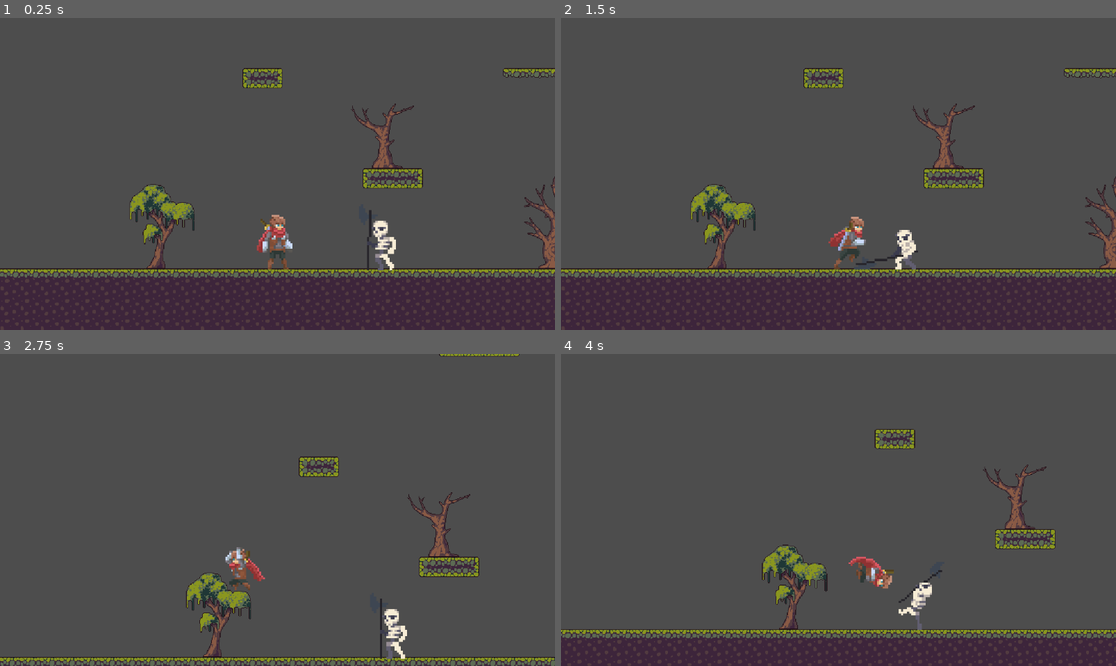
Above: before the commit, frames 1-4 (two rows, left to right).
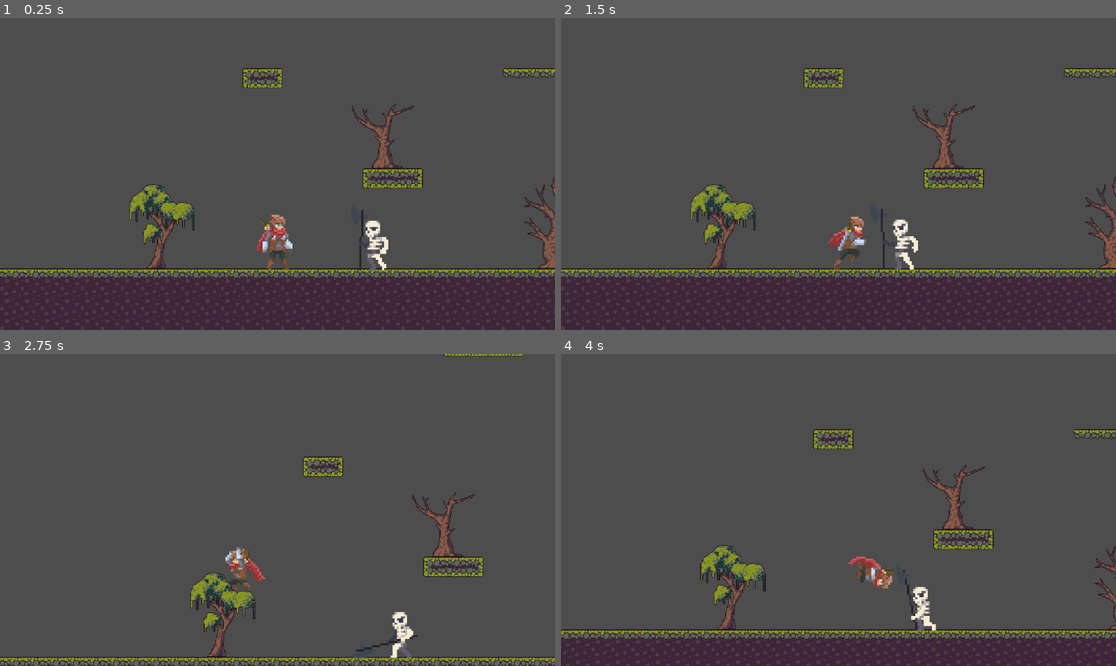
Above: after the commit, the same moments.

Repository: XinyuanD/2DSoulslikeGame
Game: Godot game, scene res://Scenes/Level 1.tscn
Same seed, same stepped clock (60 frames per second), same inputs: the game is played once before the commit and once after it.
Inputs (mouse positions are in pixels of both pictures, inside the frame that each line leads up to):
- Up to frame 1 (0.25 s): no input
- Up to frame 2 (1.5 s): move the mouse to (960, 158) at 0.52 s; hold D (move_right) from 0.53 s (still down); click (960, 158) at 0.6 s; tap Space (jump) at 0.77, 0.8, 1.07, 1.35 s; move the mouse to (727, 189) at 1.27 s
- Up to frame 3 (2.75 s): tap Space (jump) at 1.52, 1.82, 2.3 s; click (166, 525) at 1.55 s; move the mouse to (333, 441) at 2.02 s; release D (move_right) at 2.03 s; hold A (move_left) from 2.03 s (still down); click (333, 441) at 2.1 s
- Up to frame 4 (4 s): move the mouse to (810, 572) at 2.77 s; release A (move_left) at 2.78 s; hold D (move_right) from 2.78 s (still down); click (810, 572) at 2.85 s; tap Space (jump) at 3.02, 3.32, 3.6, 3.77 s; move the mouse to (1005, 556) at 3.52 s

The runs differ from the first frame. In frame 1, 0.6% of the frame differs, in the area x 64-72%, y 61-81%; in frame 2, 0.5%; in frame 3, 4.6%; in frame 4, 7.7%, in the area x 0-100%, y 24-92%.

Commit message:
Implemented damage system for player and skeleton

Diff:
--- a/Final Project/Animations/skeleton_anim.tres
+++ b/Final Project/Animations/skeleton_anim.tres
@@ -404,7 +404,7 @@
 }],
 "loop": false,
 "name": &"hit",
-"speed": 9.0
+"speed": 12.0
 }, {
 "frames": [{
 "duration": 1.0,
--- a/Final Project/Scenes/Player.tscn
+++ b/Final Project/Scenes/Player.tscn
@@ -23,7 +23,9 @@
 
 [node name="AnimatedSprite2D" type="AnimatedSprite2D" parent="."]
 sprite_frames = ExtResource("1_ar043")
-animation = &"attack3"
+animation = &"hit"
+frame = 2
+frame_progress = 1.0
 
 [node name="CollisionShape2D" type="CollisionShape2D" parent="."]
 position = Vector2(1.33333, 3)
@@ -31,6 +33,7 @@
 
 [node name="SwordArea" type="Area2D" parent="."]
 modulate = Color(0.580392, 0.494118, 1, 0.792157)
+monitoring = false
 
 [node name="right1" type="CollisionShape2D" parent="SwordArea"]
 position = Vector2(14.1667, -2.5)
--- a/Final Project/Scenes/skeleton.tscn
+++ b/Final Project/Scenes/skeleton.tscn
@@ -16,13 +16,17 @@
 texture_filter = 1
 position = Vector2(-0.333333, 1.33333)
 sprite_frames = ExtResource("1_wavxq")
-animation = &"hit"
+animation = &"attack"
+frame = 17
+frame_progress = 1.0
 
 [node name="CollisionShape2D" type="CollisionShape2D" parent="."]
 position = Vector2(-3, 4)
 shape = SubResource("CapsuleShape2D_6yuev")
 
 [node name="AttackArea" type="Area2D" parent="."]
+visible = false
+monitoring = false
 
 [node name="right" type="CollisionPolygon2D" parent="AttackArea"]
 polygon = PackedVector2Array(9.09091, 19.0909, -9.39394, 0, -18.4848, -9.39394, -11.2121, -15.4545, 2.72727, -15.4545, 10.6061, -10.9091, 17.8788, -4.24242, 20.9091, 19.3939)
--- a/Final Project/Scripts/Player.gd
+++ b/Final Project/Scripts/Player.gd
@@ -1,11 +1,13 @@
 extends CharacterBody2D
 
 @onready var animated_sprite: AnimatedSprite2D = $AnimatedSprite2D
+@onready var swordArea: Area2D = $SwordArea
 enum State {IDLE, MOVE, JUMP_UP, FALL, ROLL, ATTACK1, ATTACK2, ATTACK3, HIT, DYING, DEAD}
 const CAN_ATTACK_STATES = [State.IDLE, State.MOVE, State.ATTACK1, State.ATTACK2, State.ATTACK3]
 const ATTACK_STATES = [State.ATTACK1, State.ATTACK2, State.ATTACK3]
 var curstate
-var health: int = 50
+var max_health: int = 50
+var health: int = 30
 var sword_dmg: int = 1
 
 var max_speed: float = 300.0
@@ -32,6 +34,7 @@
 func _ready():
 	curstate = State.IDLE
 	gravity = normal_gravity
+	swordArea.monitoring = false
 
 func switch_to(new_state: State):
 	curstate = new_state
@@ -52,10 +55,13 @@
 		animated_sprite.play("attack2")
 	elif curstate == State.ATTACK3:
 		animated_sprite.play("attack3")
+	elif curstate == State.HIT:
+		animated_sprite.play("hit")
 	elif curstate == State.DYING:
 		animated_sprite.play("die")
 	elif curstate == State.DEAD:
-		print("dead")
+		# TODO: implement player respawning
+		print("player dead")
 
 func _physics_process(delta):
 	# handle horizontal movement
@@ -104,7 +110,6 @@
 		is_chaining_attack = true
 		chain_attack_counter = 0
 
-
 	if health <= 0:
 		velocity.x = 0
 		switch_to(State.DYING)
@@ -114,11 +119,20 @@
 
 		velocity.x = 0
 		direction = 0
-		# TODO: enable sword areas
-
 		if curstate not in ATTACK_STATES:
 			is_chaining_attack = false
 			switch_to(State.ATTACK1)
+
+		# handles sword hitboxes
+		if animated_sprite.animation == "attack1":
+			if animated_sprite.frame >= 2:
+				swordArea.monitoring = true
+		elif animated_sprite.animation == "attack2":
+			if animated_sprite.frame >= 3:
+				swordArea.monitoring = true
+		elif animated_sprite.animation == "attack3":
+			if animated_sprite.frame >= 2:
+				swordArea.monitoring = true
 
 	elif is_jumping:
 
@@ -164,6 +178,7 @@
 		animated_sprite.flip_h = true
 
 	move_and_slide()
+	#print(State.find_key(curstate))
 
 	# reset jump buffer and cayote time
 	if is_jumping:
@@ -171,38 +186,49 @@
 		cayote_counter = 0
 
 func hit(damage: int):
-	if not curstate == State.HIT:
+	if curstate != State.HIT and curstate != State.DYING and curstate != State.DEAD:
 		switch_to(State.HIT)
 		health -= damage
+		print("player got hit")
 
 func _on_animated_sprite_2d_animation_finished():
 	if curstate == State.JUMP_UP:
 		switch_to(State.ROLL)
-
-	elif curstate == State.ATTACK1:
+	elif curstate in ATTACK_STATES:
 		if is_chaining_attack:
-			switch_to(State.ATTACK2)
+			if curstate == State.ATTACK1:
+				switch_to(State.ATTACK2)
+			elif curstate == State.ATTACK2:
+				switch_to(State.ATTACK3)
+			elif curstate == State.ATTACK3:
+				switch_to(State.IDLE)
 			is_chaining_attack = false
 		else:
 			switch_to(State.IDLE)
-	elif curstate == State.ATTACK2:
-		if is_chaining_attack:
-			switch_to(State.ATTACK3)
-			is_chaining_attack = false
-		else:
-			switch_to(State.IDLE)
-	elif curstate == State.ATTACK3:
-		if is_chaining_attack:
-			switch_to(State.ATTACK1)
-			is_chaining_attack = false
-		else:
-			switch_to(State.IDLE)
-
+		swordArea.monitoring = false
 	elif curstate == State.HIT:
 		switch_to(State.IDLE)
 	elif curstate == State.DYING:
 		switch_to(State.DEAD)
 
-
 func _on_sword_area_body_shape_entered(body_rid, body, body_shape_index, local_shape_index):
-	pass # Replace with function body.
+	if curstate in ATTACK_STATES and body != self:
+		var struck = false
+
+		if animated_sprite.flip_h == false:
+			if curstate == State.ATTACK1 and local_shape_index == 0:
+				struck = true
+			elif curstate == State.ATTACK2 and local_shape_index == 1:
+				struck = true
+			elif curstate == State.ATTACK3 and local_shape_index == 2:
+				struck = true
+		else:
+			if curstate == State.ATTACK1 and local_shape_index == 3:
+				struck = true
+			elif curstate == State.ATTACK2 and local_shape_index == 4:
+				struck = true
+			elif curstate == State.ATTACK3 and local_shape_index == 5:
+				struck = true
+
+		if struck and body is Skeleton:
+			body.hit(sword_dmg)
--- a/Final Project/Scripts/skeleton.gd
+++ b/Final Project/Scripts/skeleton.gd
@@ -1,17 +1,18 @@
 class_name Skeleton extends CharacterBody2D
 
-@onready var animated_sprite = $AnimatedSprite2D
+@onready var animated_sprite: AnimatedSprite2D = $AnimatedSprite2D
+@onready var attackArea: Area2D = $AttackArea
 enum State {IDLE, WALK, ATTACK, HIT, DYING, DEAD}
 var curstate
 var state_time: float = 0.0
 var dir = 1
-var health: int = 4
+var health: int = 6
 var attack_dmg: int = 10
 
 var idle_time: float = 0
 var walk_time: float = 0
-var walk_speed = 80
-var chase_speed = 150
+var walk_speed = 100
+var chase_speed = 200
 var gravity = 450
 
 var player
@@ -48,10 +49,11 @@
 
 	var player_distance: Vector2 = player.position - position
 	if player_distance.length() < detect_distance:
-		print("player detected")
+		#print("player detected")
 		player_detected = true
+		#player_detected = false # delete this after debugging!
 	else:
-		print("player NOT detected")
+		#print("player NOT detected")
 		player_detected = false
 
 	if health <= 0:
@@ -67,16 +69,19 @@
 			dir = -1
 
 		if abs(player_distance.x) < attack_range:
-			print("player in attack range")
+			#print("player in attack range")
 			in_attack_range = true
 		else:
-			print("player NOT in attack range")
+			#print("player NOT in attack range")
 			in_attack_range = false
 
 		if in_attack_range or curstate == State.ATTACK:
 			switch_to(State.ATTACK)
 			velocity.x = 0
-			# TODO: enable attack areas
+
+			if animated_sprite.animation == "attack":
+				if animated_sprite.frame == 7:
+					attackArea.monitoring = true
 		else:
 			switch_to(State.WALK)
 			velocity.x = chase_speed * dir
@@ -107,12 +112,14 @@
 		animated_sprite.flip_h = true
 
 func hit(damage: int):
-	if not curstate == State.HIT:
+	if curstate != State.HIT and curstate != State.DYING and curstate != State.DEAD:
 		switch_to(State.HIT)
 		health -= damage
+		print("skeleton got hit")
 
 func _on_animated_sprite_2d_animation_finished():
 	if curstate == State.ATTACK:
+		attackArea.monitoring = false
 		switch_to(State.IDLE)
 	elif curstate == State.HIT:
 		switch_to(State.IDLE)
@@ -120,4 +127,13 @@
 		switch_to(State.DEAD)
 
 func _on_attack_area_body_shape_entered(body_rid, body, body_shape_index, local_shape_index):
-	pass # Replace with function body.
+	if curstate == State.ATTACK and body != self:
+		var struck = false
+
+		if dir == 1 and local_shape_index == 0:
+			struck = true
+		elif dir == -1 and local_shape_index == 1:
+			struck = true
+
+		if struck and body.name == "Player":
+			body.hit(attack_dmg)
